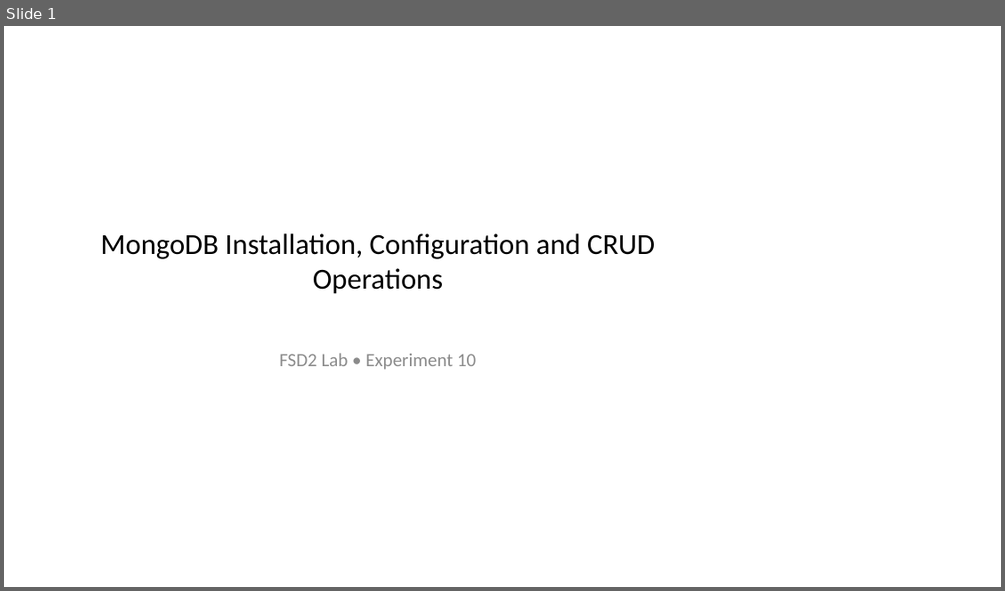
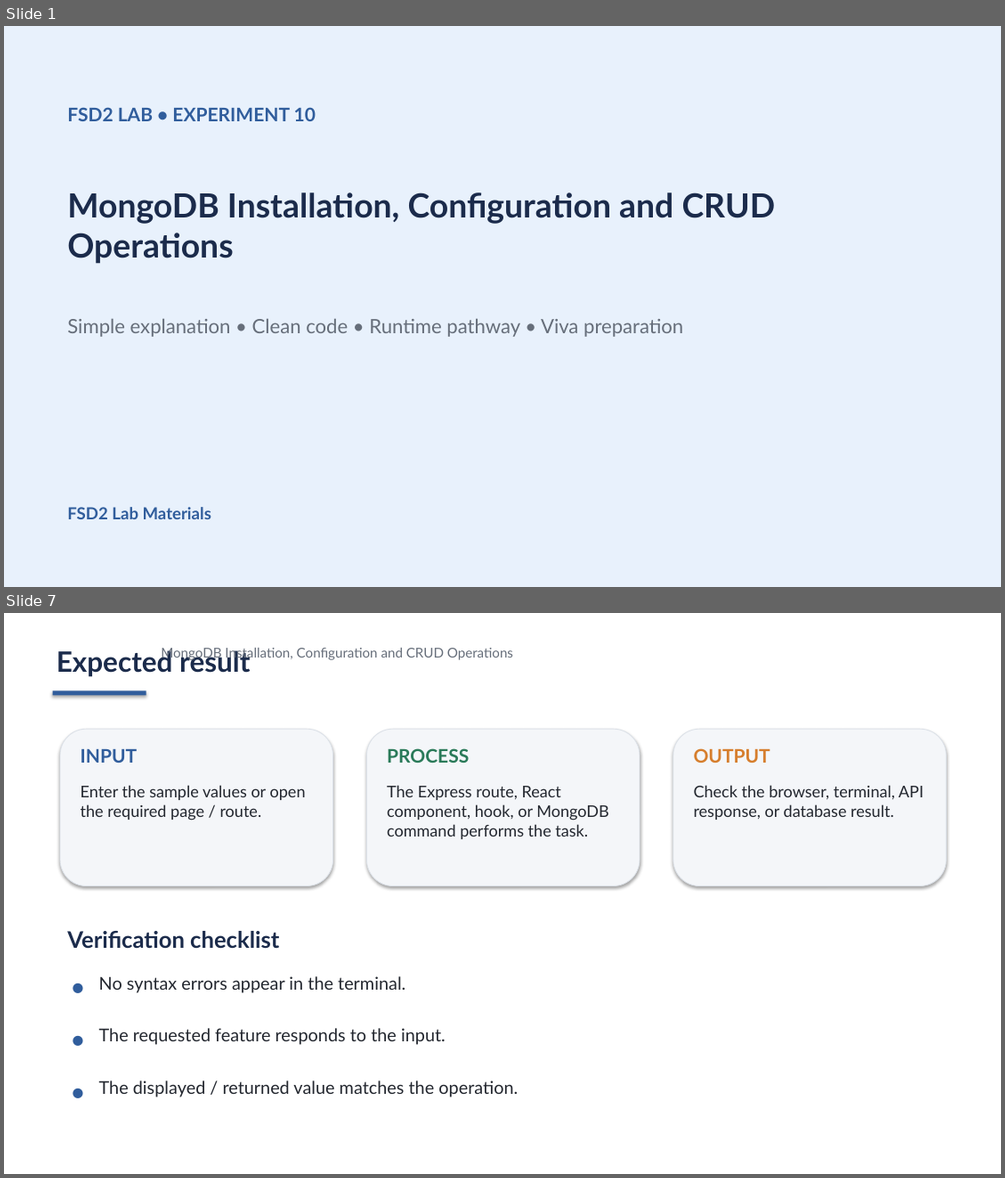
Before and after one commit to shiva31rama-cell/FSD2-LAB-SYLLABUS, a slide deck: PPTs/10_MongoDB_Installation_Configuration_and_CRUD_Operations.pptx. Shown one above the other, each under a label of ours: slide 1 before the commit, slides 1 and 7 after it; the slides between them are not shown. The pictures are 1005x591 and 1005x1178 pixels, drawn with LibreOffice and Linux fonts; fonts in the diff are those of the drawing. Boxes give left, top, right and bottom in pixels: in the first picture for what was removed or moved away, otherwise in the second. Text is boxed around its words. In the diff, an @@ line names an element or a change of style, - is before the commit and + after.

```diff
--- a/PPTs/10_MongoDB_Installation_Configuration_and_CRUD_Operations.pptx
+++ b/PPTs/10_MongoDB_Installation_Configuration_and_CRUD_Operations.pptx
@@ slide 7 added at (4, 613, 1001, 1174), background #FFFFFF @@
@@ rectangle added at (4, 613, 1001, 1174), fill #FFFFFF @@
@@ text added at (57, 648, 250, 677), 27 pt, text #1B2B4B, bold @@
+Expected result
@@ text added at (161, 648, 513, 660), 13 pt, text #666E7A @@
+MongoDB Installation, Configuration and CRUD Operations
@@ rectangle added at (53, 690, 146, 695), fill #305D9C @@
@@ rounded rectangle added at (60, 729, 333, 886), fill #F4F6F9, outline #DCE1E8 0.75 pt @@
@@ rounded rectangle added at (367, 729, 639, 886), fill #F4F6F9, outline #DCE1E8 0.75 pt @@
@@ rounded rectangle added at (673, 729, 947, 886), fill #F4F6F9, outline #DCE1E8 0.75 pt @@
@@ text added at (81, 749, 138, 763), 18 pt, text #305D9C, bold @@
+INPUT
@@ text added at (387, 748, 469, 763), 18 pt, text #2A7A59, bold @@
+PROCESS
@@ text added at (694, 748, 770, 763), 18 pt, text #D67E2D, bold @@
+OUTPUT
@@ text added at (81, 785, 306, 820), 15.5 pt, text #23272F @@
+Enter the sample values or open the required page / route.
@@ text added at (387, 785, 608, 839), 15.5 pt, text #23272F @@
+The Express route, React component, hook, or MongoDB command performs the task.
@@ text added at (694, 785, 923, 819), 15.5 pt, text #23272F @@
+Check the browser, terminal, API response, or database result.
@@ text added at (67, 931, 279, 949), 22 pt, text #1B2B4B, bold @@
+Verification checklist
@@ text added at (67, 971, 91, 1000), 22 pt, text #305D9C, bold @@
+•
@@ text added at (99, 976, 405, 993), 17 pt, text #23272F @@
+No syntax errors appear in the terminal.
@@ text added at (67, 1022, 91, 1053), 22 pt, text #305D9C, bold @@
+•
@@ text added at (99, 1028, 445, 1045), 17 pt, text #23272F @@
+The requested feature responds to the input.
@@ text added at (67, 1075, 91, 1105), 22 pt, text #305D9C, bold @@
+•
@@ text added at (99, 1080, 518, 1097), 17 pt, text #23272F @@
+The displayed / returned value matches the operation.
@@ slide 1 changed as well @@
@@ rectangle added at (4, 26, 1001, 587), fill #E8F1FC @@
@@ text at (67, 107, 316, 121): text changed; font Calibri to Lato; text colour #8C8C8C to #305D9C; bold on @@
-FSD2 Lab • Experiment 10
+FSD2 LAB • EXPERIMENT 10
@@ text "MongoDB Installation, Configuration and CRUD ...": place and size @@
-text "MongoDB Installation, Configuration and CRUD ..." at (101, 233, 655, 294)
+text "MongoDB Installation, Configuration and CRUD ..." at (67, 192, 776, 264)
@@ text "MongoDB Installation, Configuration and CRUD ..." at (67, 192, 776, 264): size 28 to 32 pt, font Calibri to Lato, text colour #000000 to #1B2B4B, bold on; alignment centre to left @@
@@ text added at (67, 318, 683, 337), 19 pt, text #666E7A @@
+Simple explanation • Clean code • Runtime pathway • Viva preparation
@@ text added at (67, 507, 211, 519), 16 pt, text #305D9C, bold @@
+FSD2 Lab Materials
```
Also in this commit, not shown: 3 other slides changed, 3 other slides added, 3 slides removed, 49 other files.
